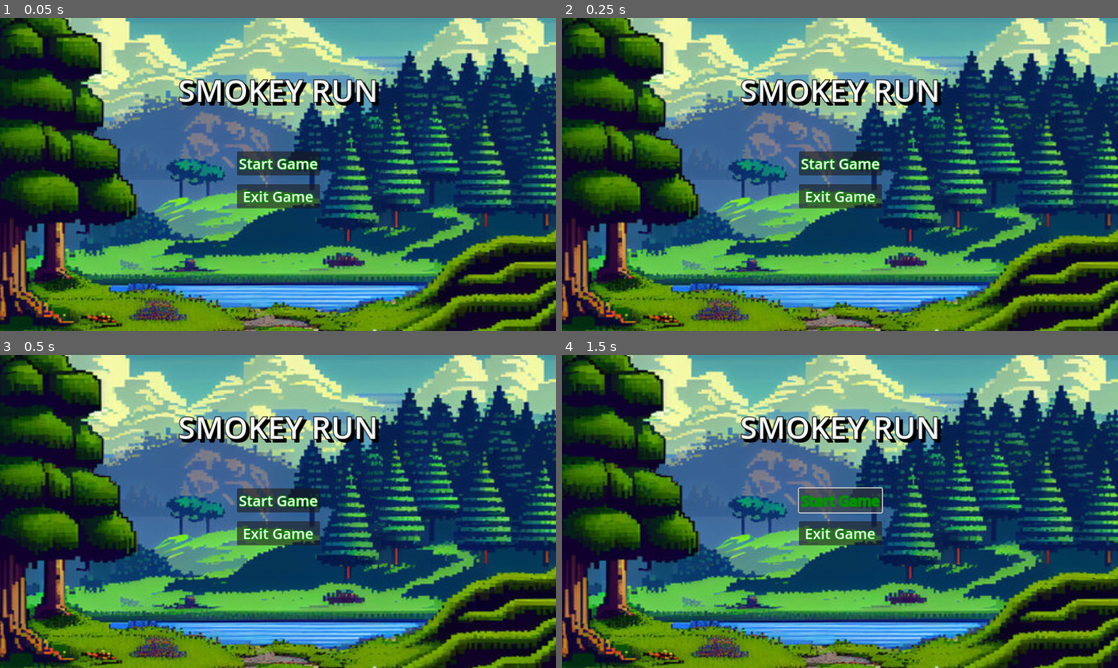
Above: before the commit, frames 1-4 (two rows, left to right).
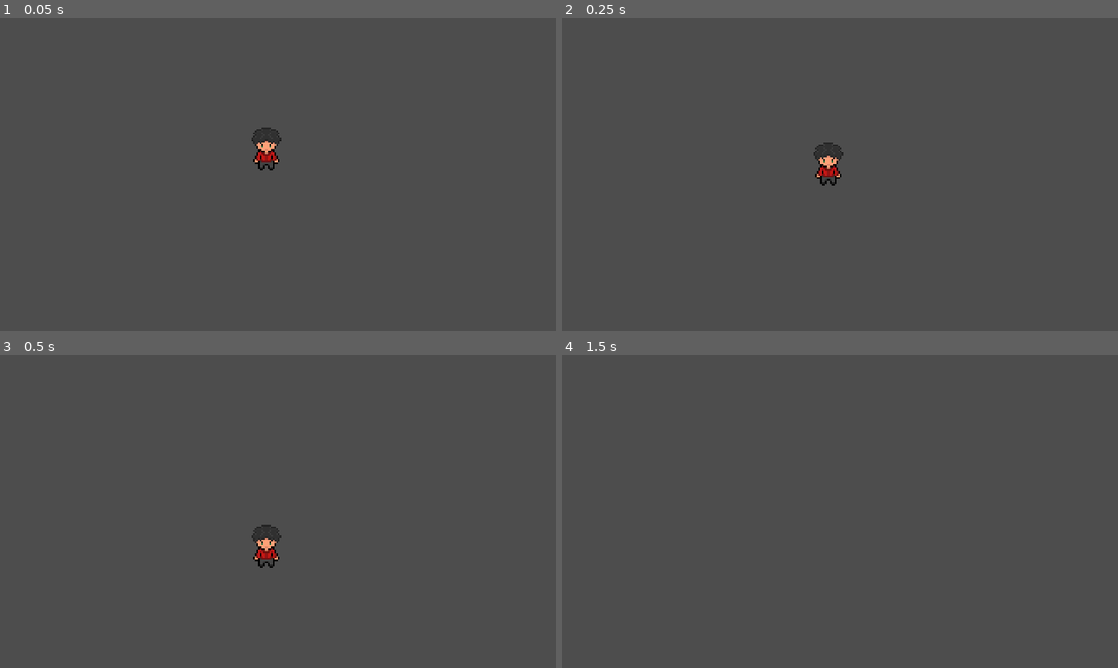
Above: after the commit, the same moments.

Repository: Dayglowv/Lil_Dudes_0
Game: Godot game, scene res://world.tscn
The game is run twice, just before and just after one commit, with the same random seed, the same clock (stepped at 60 frames per second) and the same inputs. Before the commit the project starts from res://mainmenu/main_menu.tscn.
Inputs (mouse positions are in pixels of both pictures, inside the frame that each line leads up to):
- Up to frame 1 (0.05 s): no input
- Up to frame 2 (0.25 s): no input
- Up to frame 3 (0.5 s): no input
- Up to frame 4 (1.5 s): click (840, 498) at 0.5 s, where only the run before the commit has a clickable "Start Game"; click (840, 498) at 1.25 s, where only the run before the commit has a clickable "Start Game"

The runs differ from the first frame. In frame 1, 99% of the frame differs, in the area x 0-100%, y 0-100%; in frame 2, 99%; in frame 3, 99%; in frame 4, 99%.

Commit message:
player movement

Diff:
--- /dev/null
+++ b/defaultplayer.gd
@@ -0,0 +1,40 @@
+extends CharacterBody2D
+
+
+const SPEED = 300.0
+const JUMP_VELOCITY = -400.0
+
+# Get the gravity from the project settings to be synced with RigidBody nodes.
+var gravity = ProjectSettings.get_setting("physics/2d/default_gravity")
+
+
+func _physics_process(delta):
+	# Add the gravity.
+	if not is_on_floor():
+		velocity.y += gravity * delta
+
+	# Handle jump.
+	if Input.is_action_just_pressed("ui_accept") and is_on_floor():
+		velocity.y = JUMP_VELOCITY
+
+	# Get the input direction and handle the movement/deceleration.
+	# As good practice, you should replace UI actions with custom gameplay actions.
+	var direction = Input.get_axis("ui_left", "ui_right")
+	#if direction:
+		#velocity.x = direction * SPEED
+	#
+	#
+	if direction == -1:
+		velocity.x = direction * SPEED
+		$AnimatedSprite2D.play("Left")
+	elif direction == 1:
+		velocity.x = direction * SPEED
+		$AnimatedSprite2D.play("Right")
+	else:
+		velocity.x = 0
+		$AnimatedSprite2D.play("Idle")
+
+
+
+
+	move_and_slide()
--- a/mainmenu/main_menu.gd
+++ /dev/null
@@ -1,19 +0,0 @@
-class_name MainMenu
-extends Control
-
-
-@onready var start_button = $MarginContainer/HBoxContainer/VBoxContainer/Start_button as Button
-@onready var exit_button = $MarginContainer/HBoxContainer/VBoxContainer/Exit_Button as Button
-@onready var start_level = preload("res://mainmenu/main_menu.tscn")
-
-
-func _ready():
-	start_button.button_down.connect(on_start_pressed)
-	exit_button.button_down.connect(on_exit_pressed)
-
-func on_start_pressed() -> void:
-	pass
-
-
-func on_exit_pressed() -> void:
-	get_tree().quit()
--- a/mainmenu/main_menu.tscn
+++ /dev/null
@@ -1,133 +0,0 @@
-[gd_scene load_steps=5 format=3 uid="uid://gwu0e6ugavbd"]
-
-[ext_resource type="Texture2D" uid="uid://rat32lixqxrt" path="res://Assets/Background/360_F_572735076_wgfCpOZOiow9U83kpA6SuGInOKCTPi07.jpg" id="1_8poyj"]
-[ext_resource type="Script" path="res://mainmenu/main_menu.gd" id="1_kfcbu"]
-
-[sub_resource type="SystemFont" id="SystemFont_ouw82"]
-font_names = PackedStringArray("Rockwell")
-subpixel_positioning = 0
-
-[sub_resource type="SystemFont" id="SystemFont_fq3m3"]
-font_names = PackedStringArray("Rockwell")
-subpixel_positioning = 0
-
-[node name="Main_Menu" type="Control"]
-layout_mode = 3
-anchors_preset = 15
-anchor_right = 1.0
-anchor_bottom = 1.0
-offset_left = 1.0
-offset_top = 2.0
-offset_right = 1.0
-offset_bottom = 2.0
-grow_horizontal = 2
-grow_vertical = 2
-script = ExtResource("1_kfcbu")
-
-[node name="TextureRect" type="TextureRect" parent="."]
-layout_mode = 1
-anchors_preset = 15
-anchor_right = 1.0
-anchor_bottom = 1.0
-offset_left = -110.0
-offset_top = -90.0
-offset_right = 110.0
-offset_bottom = 90.0
-grow_horizontal = 2
-grow_vertical = 2
-texture = ExtResource("1_8poyj")
-
-[node name="MarginContainer" type="MarginContainer" parent="."]
-layout_mode = 1
-anchors_preset = 15
-anchor_right = 1.0
-anchor_bottom = 1.0
-offset_left = -55.0
-offset_top = -10.0
-offset_right = 55.0
-offset_bottom = 10.0
-grow_horizontal = 2
-grow_vertical = 2
-theme_override_constants/margin_left = 12
-theme_override_constants/margin_top = 12
-theme_override_constants/margin_right = 12
-theme_override_constants/margin_bottom = 12
-
-[node name="VBoxContainer" type="VBoxContainer" parent="MarginContainer"]
-layout_mode = 2
-theme_override_constants/separation = 100
-
-[node name="Seperator" type="Control" parent="MarginContainer/VBoxContainer"]
-layout_mode = 2
-
-[node name="Label" type="Label" parent="MarginContainer/VBoxContainer"]
-layout_mode = 2
-theme_override_colors/font_color = Color(0.984314, 0.996078, 0.988235, 0.972549)
-theme_override_colors/font_shadow_color = Color(0, 0, 0, 1)
-theme_override_colors/font_outline_color = Color(0, 0, 0, 1)
-theme_override_constants/shadow_offset_x = 6
-theme_override_constants/shadow_offset_y = 6
-theme_override_constants/outline_size = 6
-theme_override_constants/shadow_outline_size = 6
-theme_override_constants/line_spacing = 6
-theme_override_fonts/font = SubResource("SystemFont_ouw82")
-theme_override_font_sizes/font_size = 64
-text = "SMOKEY RUN"
-horizontal_alignment = 1
-vertical_alignment = 1
-
-[node name="HBoxContainer" type="HBoxContainer" parent="MarginContainer"]
-layout_mode = 2
-alignment = 1
-
-[node name="VBoxContainer" type="VBoxContainer" parent="MarginContainer/HBoxContainer"]
-layout_mode = 2
-theme_override_constants/separation = 18
-alignment = 1
-
-[node name="Seperator2" type="Control" parent="MarginContainer/HBoxContainer/VBoxContainer"]
-layout_mode = 2
-
-[node name="Start_button" type="Button" parent="MarginContainer/HBoxContainer/VBoxContainer"]
-layout_mode = 2
-theme_override_colors/font_color = Color(0.968627, 0.968627, 0.960784, 1)
-theme_override_colors/font_pressed_color = Color(0.00784314, 0.627451, 0, 1)
-theme_override_colors/font_hover_color = Color(0, 0.576471, 0, 1)
-theme_override_colors/font_focus_color = Color(0, 0.490196, 0, 1)
-theme_override_colors/font_hover_pressed_color = Color(0, 0.611765, 0, 1)
-theme_override_colors/font_disabled_color = Color(0, 0.596078, 0, 1)
-theme_override_colors/font_outline_color = Color(0, 0.572549, 0, 1)
-theme_override_colors/icon_normal_color = Color(0, 0.603922, 0, 1)
-theme_override_colors/icon_pressed_color = Color(0, 0.521569, 0, 1)
-theme_override_colors/icon_hover_color = Color(0, 0.584314, 0, 1)
-theme_override_colors/icon_hover_pressed_color = Color(0, 0.509804, 0, 1)
-theme_override_colors/icon_focus_color = Color(0, 0.572549, 0, 1)
-theme_override_colors/icon_disabled_color = Color(0, 0.501961, 0, 1)
-theme_override_constants/outline_size = 6
-theme_override_constants/h_separation = 6
-theme_override_constants/icon_max_width = 6
-theme_override_fonts/font = SubResource("SystemFont_fq3m3")
-theme_override_font_sizes/font_size = 30
-text = "Start Game"
-
-[node name="Exit_Button" type="Button" parent="MarginContainer/HBoxContainer/VBoxContainer"]
-layout_mode = 2
-theme_override_colors/font_color = Color(0.968627, 0.968627, 0.960784, 1)
-theme_override_colors/font_pressed_color = Color(0.00784314, 0.627451, 0, 1)
-theme_override_colors/font_hover_color = Color(0, 0.576471, 0, 1)
-theme_override_colors/font_focus_color = Color(0, 0.490196, 0, 1)
-theme_override_colors/font_hover_pressed_color = Color(0, 0.611765, 0, 1)
-theme_override_colors/font_disabled_color = Color(0, 0.596078, 0, 1)
-theme_override_colors/font_outline_color = Color(0, 0.572549, 0, 1)
-theme_override_colors/icon_normal_color = Color(0, 0.603922, 0, 1)
-theme_override_colors/icon_pressed_color = Color(0, 0.521569, 0, 1)
-theme_override_colors/icon_hover_color = Color(0, 0.584314, 0, 1)
-theme_override_colors/icon_hover_pressed_color = Color(0, 0.509804, 0, 1)
-theme_override_colors/icon_focus_color = Color(0, 0.572549, 0, 1)
-theme_override_colors/icon_disabled_color = Color(0, 0.501961, 0, 1)
-theme_override_constants/outline_size = 6
-theme_override_constants/h_separation = 6
-theme_override_constants/icon_max_width = 6
-theme_override_fonts/font = SubResource("SystemFont_fq3m3")
-theme_override_font_sizes/font_size = 30
-text = "Exit Game"
--- a/player.gd
+++ b/player.gd
@@ -10,11 +10,14 @@
 		velocity.x = direction * SPEED
 	else:
 		velocity.x = 0
+		$AnimatedSprite2D.play("Idle")
 
-	if direction == 1:
-		$AnimatedSprite2D.flip_h = false
-	elif direction == -1:
-		$AnimatedSprite2D.flip_h = true
+	if direction == -1:
+
+		$AnimatedSprite2D.play("Left")
+	elif direction == 1:
+
+		$AnimatedSprite2D.play("Right")
 	if not is_on_floor():
 
 		velocity.y += GRAVITY * delta
--- a/player.tscn
+++ b/player.tscn
@@ -1,13 +1,22 @@
-[gd_scene load_steps=8 format=3 uid="uid://dit7frla46bek"]
+[gd_scene load_steps=9 format=3 uid="uid://dit7frla46bek"]
 
-[ext_resource type="Script" path="res://player.gd" id="1_dgg2q"]
+[ext_resource type="Script" path="res://defaultplayer.gd" id="1_srbip"]
 [ext_resource type="Texture2D" uid="uid://c1i66wn62u74o" path="res://Character Movement/Left/Screenshot_2024-05-18_at_6.52.06_PM-removebg-preview.png" id="1_v68ai"]
+[ext_resource type="Texture2D" uid="uid://bsbpppxvk8yjw" path="res://Character Movement/Idle/Screenshot_2024-05-19_at_11.37.49_AM-removebg-preview.png" id="2_1ig8f"]
 [ext_resource type="Texture2D" uid="uid://dtnoyqutfrpy7" path="res://Character Movement/Left/Screenshot_2024-05-18_at_6.52.11_PM-removebg-preview.png" id="2_rt3iy"]
 [ext_resource type="Texture2D" uid="uid://cla6pf1csn3r4" path="res://Character Movement/Right/Screenshot_2024-05-18_at_6.51.27_PM-removebg-preview.png" id="3_x61ju"]
 [ext_resource type="Texture2D" uid="uid://dkefo3pct42lx" path="res://Character Movement/Right/Screenshot_2024-05-18_at_6.51.54_PM-removebg-preview.png" id="4_vbn5c"]
 
 [sub_resource type="SpriteFrames" id="SpriteFrames_m2r7w"]
 animations = [{
+"frames": [{
+"duration": 1.0,
+"texture": ExtResource("2_1ig8f")
+}],
+"loop": true,
+"name": &"Idle",
+"speed": 10.0
+}, {
 "frames": [{
 "duration": 1.0,
 "texture": ExtResource("1_v68ai")
@@ -35,11 +44,12 @@
 size = Vector2(316, 380)
 
 [node name="Player" type="CharacterBody2D"]
-script = ExtResource("1_dgg2q")
+script = ExtResource("1_srbip")
 
 [node name="AnimatedSprite2D" type="AnimatedSprite2D" parent="."]
 sprite_frames = SubResource("SpriteFrames_m2r7w")
-animation = &"Left"
+animation = &"Idle"
+frame_progress = 0.887336
 
 [node name="CollisionShape2D" type="CollisionShape2D" parent="."]
 position = Vector2(-6, -4)
--- a/project.godot
+++ b/project.godot
@@ -11,7 +11,7 @@
 [application]
 
 config/name="Lil_Dudes_0"
-run/main_scene="res://mainmenu/main_menu.tscn"
+run/main_scene="res://world.tscn"
 config/features=PackedStringArray("4.2", "Forward Plus")
 config/icon="res://icon.svg"
 <<<<<<<Updatedupstreamrun/main_scene="res://mainmenu/main_menu.tscn"
@@ -21,3 +21,21 @@
 window/size/window_width_override=1280
 window/size/window_height_override=720
 window/stretch/mode="canvas_items"
+
+[input]
+
+Left={
+"deadzone": 0.5,
+"events": [Object(InputEventKey,"resource_local_to_scene":false,"resource_name":"","device":0,"window_id":0,"alt_pressed":false,"shift_pressed":false,"ctrl_pressed":false,"meta_pressed":false,"pressed":false,"keycode":0,"physical_keycode":4194319,"key_label":0,"unicode":0,"echo":false,"script":null)
+]
+}
+Right={
+"deadzone": 0.5,
+"events": [Object(InputEventKey,"resource_local_to_scene":false,"resource_name":"","device":0,"window_id":0,"alt_pressed":false,"shift_pressed":false,"ctrl_pressed":false,"meta_pressed":false,"pressed":false,"keycode":0,"physical_keycode":4194321,"key_label":0,"unicode":0,"echo":false,"script":null)
+]
+}
+Jump={
+"deadzone": 0.5,
+"events": [Object(InputEventKey,"resource_local_to_scene":false,"resource_name":"","device":0,"window_id":0,"alt_pressed":false,"shift_pressed":false,"ctrl_pressed":false,"meta_pressed":false,"pressed":false,"keycode":0,"physical_keycode":4194320,"key_label":0,"unicode":0,"echo":false,"script":null)
+]
+}
--- /dev/null
+++ b/world.tscn
@@ -0,0 +1,20 @@
+[gd_scene load_steps=3 format=3 uid="uid://b8ei267qaqiko"]
+
+[ext_resource type="PackedScene" uid="uid://dit7frla46bek" path="res://player.tscn" id="1_5sinq"]
+
+[sub_resource type="RectangleShape2D" id="RectangleShape2D_tmeun"]
+size = Vector2(306, 141)
+
+[node name="World" type="Node2D"]
+
+[node name="Area2D" type="Area2D" parent="."]
+
+[node name="CollisionShape2D" type="CollisionShape2D" parent="Area2D"]
+position = Vector2(2, 60.5)
+shape = SubResource("RectangleShape2D_tmeun")
+
+[node name="Player" parent="." instance=ExtResource("1_5sinq")]
+position = Vector2(-24, -53)
+scale = Vector2(0.2, 0.2)
+
+[node name="Camera2D" type="Camera2D" parent="."]
Binary file added: Character Movement/Idle/Screenshot_2024-05-19_at_11.37.49_AM-removebg-preview.png
Not shown, added: Character Movement/Idle/Screenshot_2024-05-19_at_11.37.49_AM-removebg-preview.png.import
